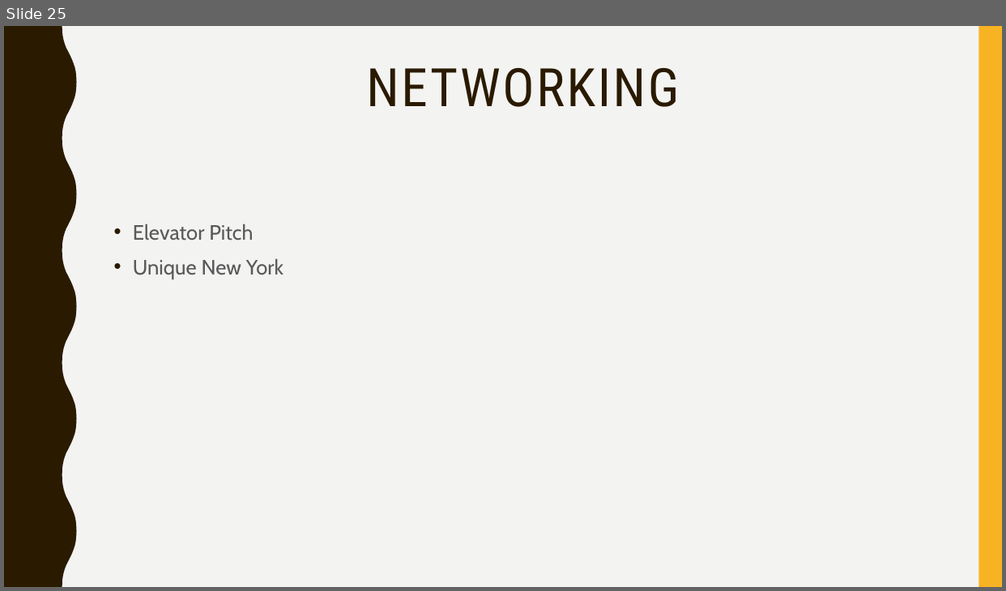
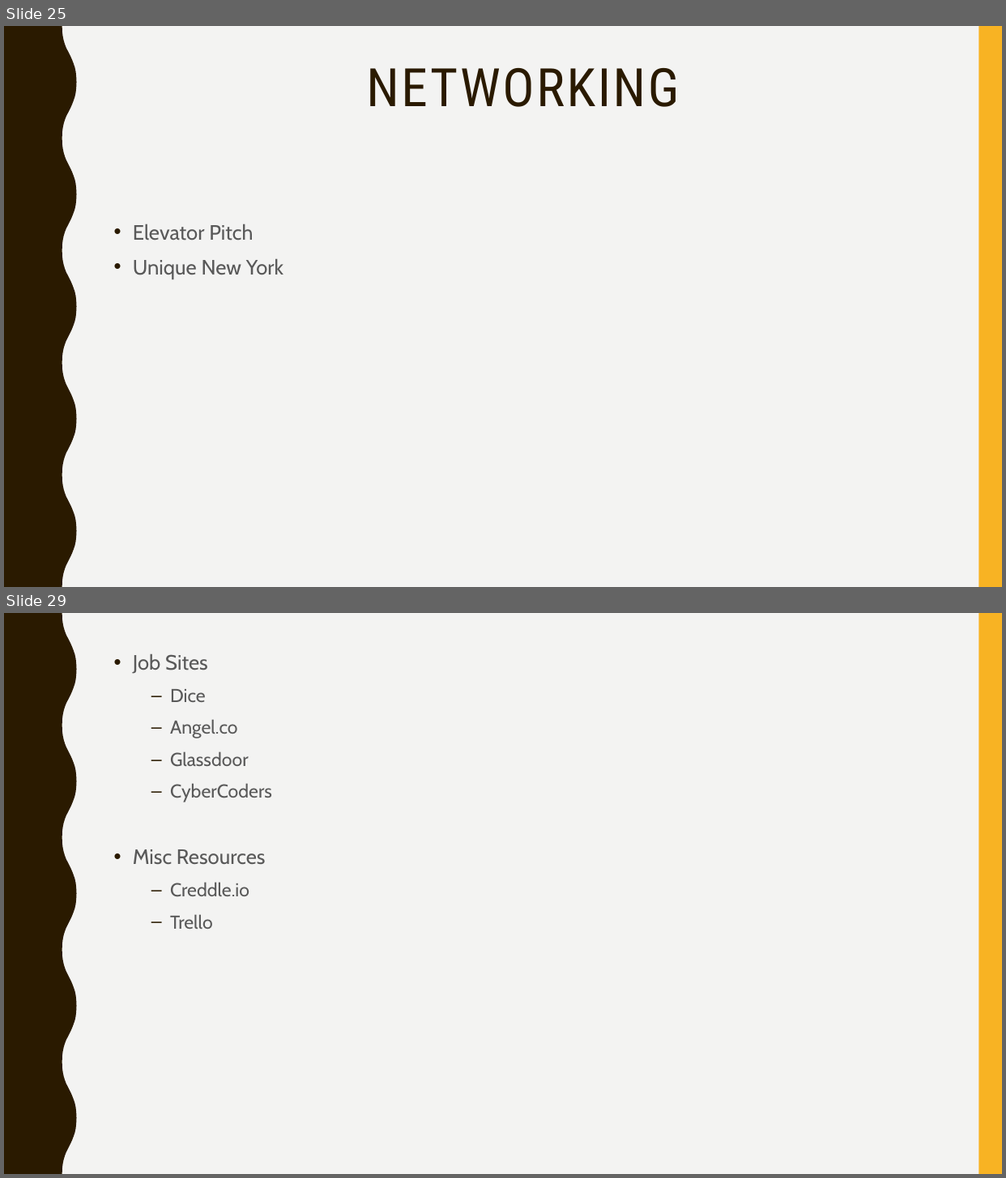
Before and after one commit to lakshmi-intechcode/jng_instr_folder, a slide deck: Job_Stuff/Jng_Job_Prezzie.pptx. Shown one above the other, each under a label of ours: slide 25 before the commit, slides 25 and 29 after it; the slides between them are not shown. The pictures are 1006x591 and 1006x1178 pixels, drawn with LibreOffice and Linux fonts; fonts in the diff are those of the drawing. Boxes give left, top, right and bottom in pixels: in the first picture for what was removed or moved away, otherwise in the second. Text is boxed around its words. In the diff, an @@ line names an element or a change of style, - is before the commit and + after.

Commit message:
more edits

```diff
--- a/Job_Stuff/Jng_Job_Prezzie.pptx
+++ b/Job_Stuff/Jng_Job_Prezzie.pptx
@@ slide 29 added at (x1=4, y1=613, x2=1002, y2=1174), background #F3F3F2; not listed: 2 template elements that a slide beside it also shows @@
@@ text added at (x1=133, y1=653, x2=272, y2=929), 18 pt, text #595959 @@
+• Job Sites
+  – Dice
+  – Angel.co
+  – Glassdoor
+  – CyberCoders
+• Misc Resources
+  – Creddle.io
+  – Trello
```
Also in this commit, not shown: 2 slides changed, 1 other slide added.
